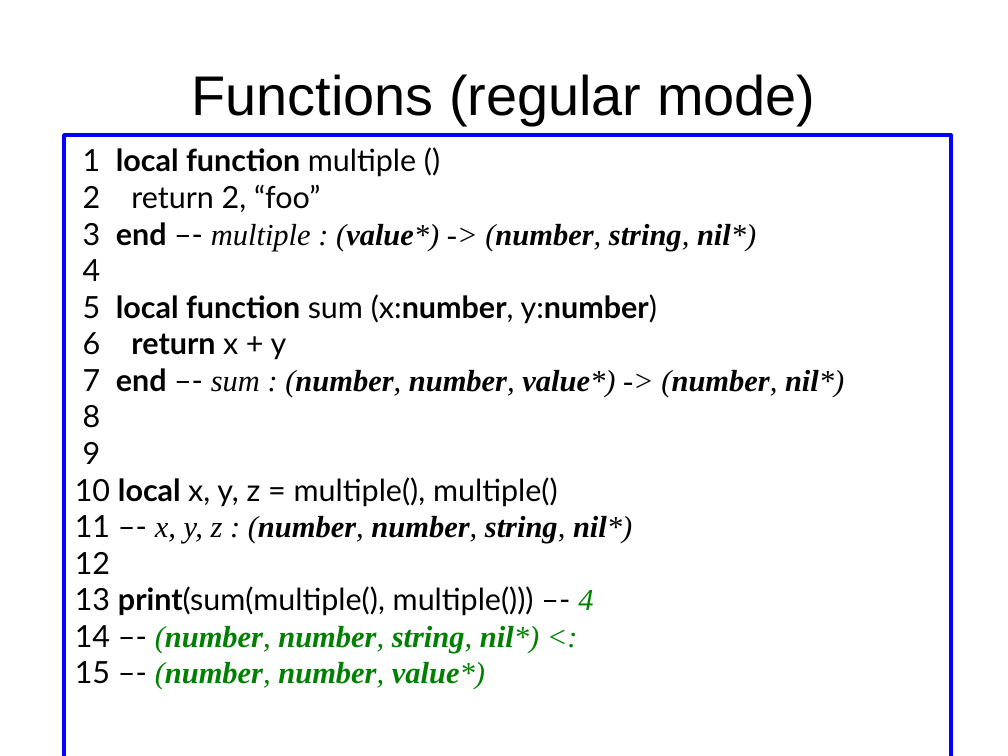
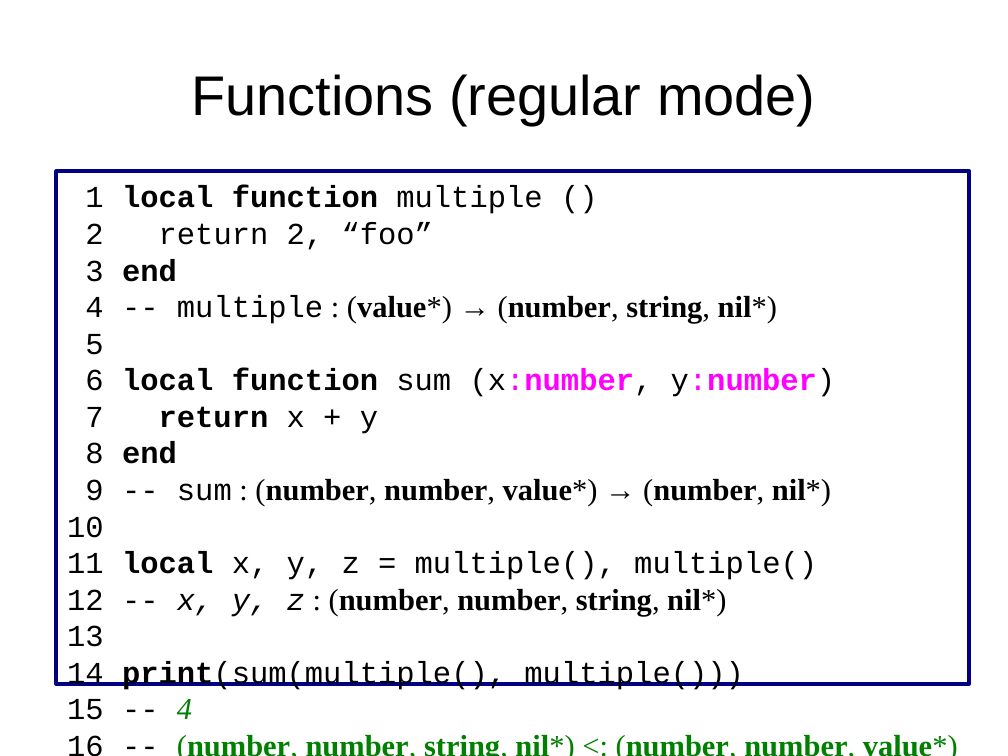
Before and after one commit to andremm/typedlua, a slide deck: slide 23 of doc/slides/dyla2014.odp (slide 11 before the commit). Drawn at 1008x756 pixels with LibreOffice and Linux fonts; fonts in the diff are those of the drawing. Boxes give left, top, right and bottom in pixels: in the first picture for what was removed or moved away, otherwise in the second. Text is boxed around its words. In the diff, an @@ line names an element or a change of style, - is before the commit and + after.

```diff
--- a/doc/slides/dyla2014.odp
+++ b/doc/slides/dyla2014.odp
@@ rectangle "1 local function multiple ()": place and size @@
-rectangle "1 local function multiple ()" at [64, 135, 951, 756]
+rectangle "1 local function multiple ()" at [57, 171, 970, 684]
@@ rectangle "1 local function multiple ()" at [57, 171, 970, 684]: outline #0000FF 2.89 pt to #000080 2.89 pt @@
@@ text in rectangle at [85, 186, 542, 250]: font Lato to Courier New in "1 local function multiple ()", "2 return 2, “foo”" @@
@@ text in rectangle at [67, 259, 836, 690]: text changed; font Times New Roman to Courier New; italic off @@
-3 end –- multiple : (value*) -> (number, string, nil*)
-4
-5 local function sum (x:number, y:number)
-6 return x + y
-7 end –- sum : (number, number, value*) -> (number, nil*)
-8
-9
-10 local x, y, z = multiple(), multiple()
-11 –- x, y, z : (number, number, string, nil*)
-12
-13 print(sum(multiple(), multiple())) –- 4
-14 –- (number, number, string, nil*) <:
-15 –- (number, number, value*)
+3 end
+4 -- multiple : (value*) → (number, string, nil*)
+5
+6 local function sum (x:number, y:number)
+7 return x + y
+8 end
+9 -- sum : (number, number, value*) → (number, nil*)
+10
+11 local x, y, z = multiple(), multiple()
+12 -- x, y, z : (number, number, string, nil*)
+13
+14 print(sum(multiple(), multiple()))
+15 -- 4
+16 -- (number, number, string, nil*) <: (number, number, value*)
```
Also in this commit, not shown: 31 other slides changed, 3 slides added, 5 slides removed.
